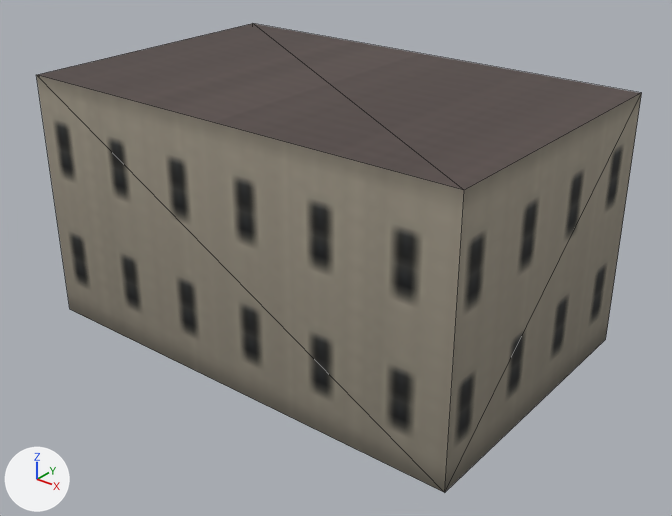
One commit to the glTF model assets/coronado_kit/buildings/apartments/apt_stucco3_cream/apartment_apt_stucco3_cream_far.glb: the scene before it, then after it.
Rendered twice from a 50 mm lens placed at (21.3, -26.2, 19.4), pointed at (1.1, -1.0, 3.7). The axes (+X, +Y, +Z) are drawn at lower left. The lights are the same throughout. The older version comes first. Mesh edges are drawn as thin lines. Vertices at exactly the same position are counted once.

Objects in the first picture: 'apartment_apt_stucco3_cream_far'.
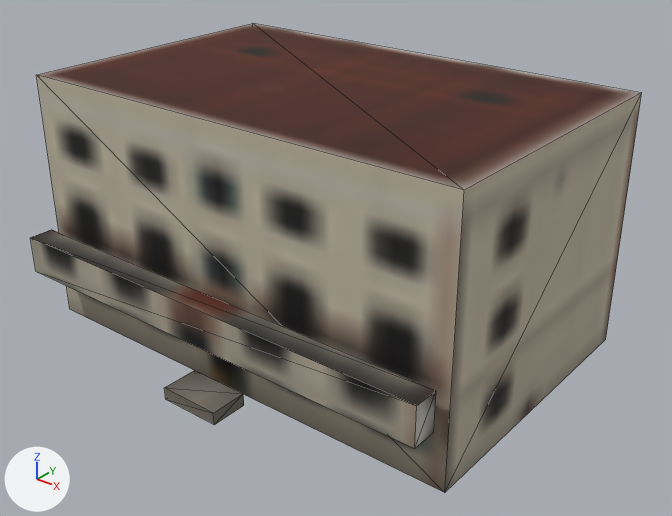
Pixel boxes (x1, y1, x2, y2) of what changed, in the pictures (672 x 516 px):
'apartment_apt_stucco3_cream_far', surface changed, reshaped: before (36, 23, 642, 493); after (30, 23, 642, 493)
part 1 of me_apartment_apt_stucco3_cream_far, added: after (30, 230, 436, 448)
part 2 of me_apartment_apt_stucco3_cream_far, added: after (164, 370, 244, 425)
part 3 of me_apartment_apt_stucco3_cream_far, recoloured: (36, 23, 642, 488) in both

Diff of the bpy script that builds the scene:
```diff
--- a/assets/coronado_kit/buildings/apartments/apt_stucco3_cream/apartment_apt_stucco3_cream_far.glb.py
+++ b/assets/coronado_kit/buildings/apartments/apt_stucco3_cream/apartment_apt_stucco3_cream_far.glb.py
@@ img_bld_lod_color_png @@
+img_bld_lod_color_png = load_image('bld_lod_color.png', '../../../textures/bld_lod_color.png', 2048, 2048, 'sRGB')
@@ mat_bld_far @@
 n0 = _N.new('ShaderNodeBsdfPrincipled'); n0.name = 'Principled BSDF'
-n0.inputs[2].default_value = 0.9  # 'Roughness'
+n0.inputs[2].default_value = 0.85  # 'Roughness'
 n1 = _N.new('ShaderNodeOutputMaterial'); n1.name = 'Material Output'
@@ mat_bld_far @@
 n4 = _N.new('ShaderNodeTexImage'); n4.name = 'Image Texture'
-n4.image = img_far_color_png
+n4.image = img_bld_lod_color_png
+n4.extension = 'EXTEND'
 _L.new(n0.outputs[0], n1.inputs[0])  # 'BSDF' to 'Surface'
@@ me_apartment_apt_stucco3_cream_far @@
 # used by ob_apartment_apt_stucco3_cream_far; location = (0.0, 0.0, 0.0)
-me_apartment_apt_stucco3_cream_far.from_pydata(...)  # 8 vertices, 10 faces; spans x -9.5..9.5, y -6.0..6.0, z 0.0..10.2
+me_apartment_apt_stucco3_cream_far.from_pydata(...)  # 24 vertices, 30 faces; spans x -9.5..9.5, y -8.0..6.0, z 0.0..10.2
+# me_apartment_apt_stucco3_cream_far part 1
+# 8 vertices are added at x -9.2..9.3, y -7.5..-6.5, z 2.5..4.0
+# 10 new faces join them
+# me_apartment_apt_stucco3_cream_far part 2
+# 8 vertices are added at x -1.2..1.3, y -8.0..-6.5, z 0.0..0.5
+# 10 new faces join them
+# me_apartment_apt_stucco3_cream_far part 3: 10 kept faces spanning x -9.5..9.5, y -6.0..6.0, z 0.0..10.2 get new vertex colours; the middle colour goes from light grey #c7bcb4 to white #ffffff
 me_apartment_apt_stucco3_cream_far.materials.append(mat_bld_far)
```
